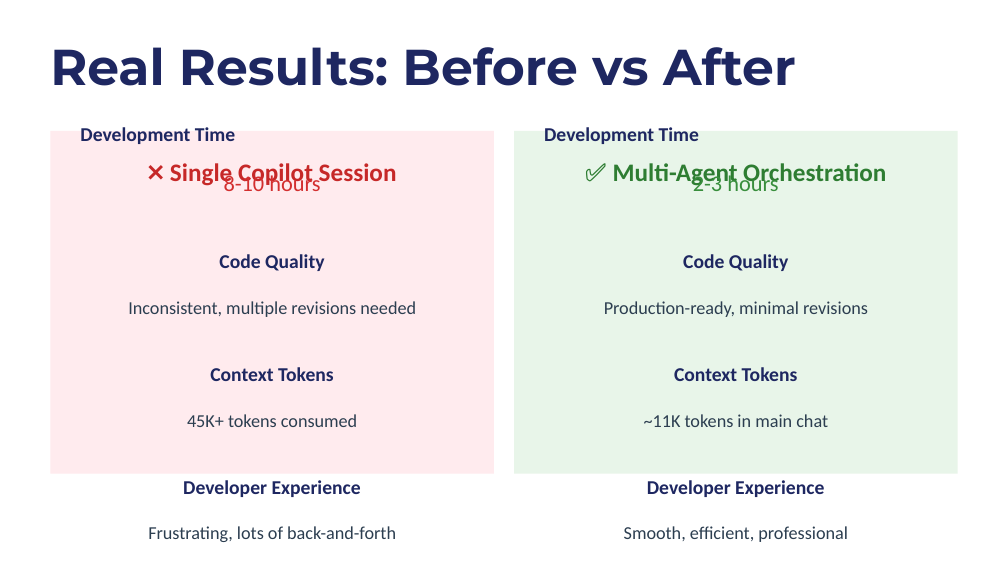
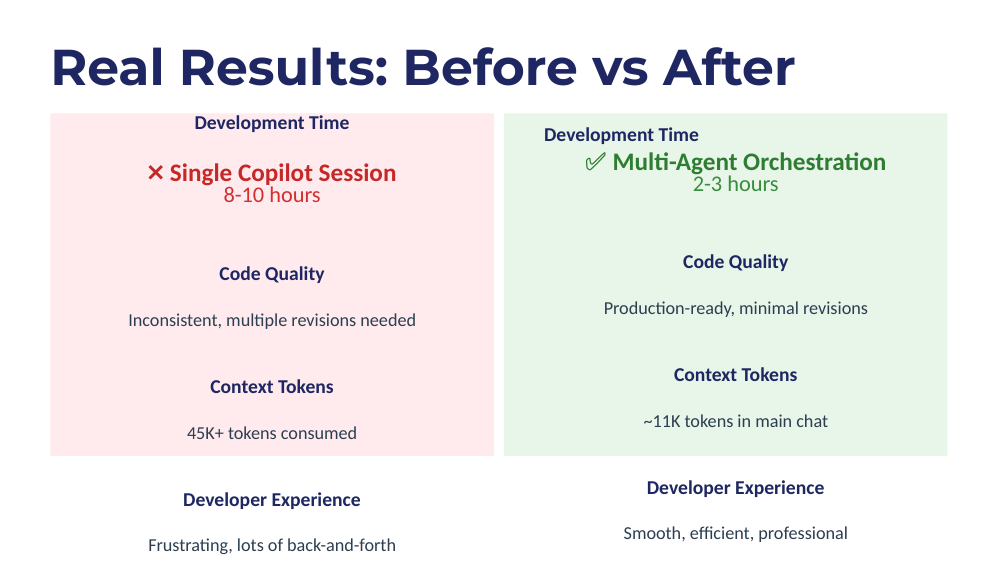
Before and after one commit to majidraza1228/mcp-postgres, a slide deck: slide 8 of docs/GitHub_Copilot_MultiAgent_Demo.pptx. Drawn at 1008x567 pixels with LibreOffice and Linux fonts; fonts in the diff are those of the drawing. Boxes give left, top, right and bottom in pixels: in the first picture for what was removed or moved away, otherwise in the second. Text is boxed around its words. In the diff, an @@ line names an element or a change of style, - is before the commit and + after.

```diff
--- a/docs/GitHub_Copilot_MultiAgent_Demo.pptx
+++ b/docs/GitHub_Copilot_MultiAgent_Demo.pptx
@@ rectangle moved from (x1=50, y1=131, x2=494, y2=474) to (x1=50, y1=113, x2=494, y2=456) @@
@@ text "Development Time" rewrapped from (x1=80, y1=127, x2=416, y2=542) to (x1=128, y1=115, x2=416, y2=554) @@
@@ rectangle moved from (x1=514, y1=131, x2=958, y2=474) to (x1=504, y1=113, x2=948, y2=456) @@
@@ text "✅ Multi-Agent Orchestration" moved from (x1=613, y1=163, x2=886, y2=187) to (x1=613, y1=152, x2=886, y2=176) @@
```
Also in this commit, not shown: 3 other files.
